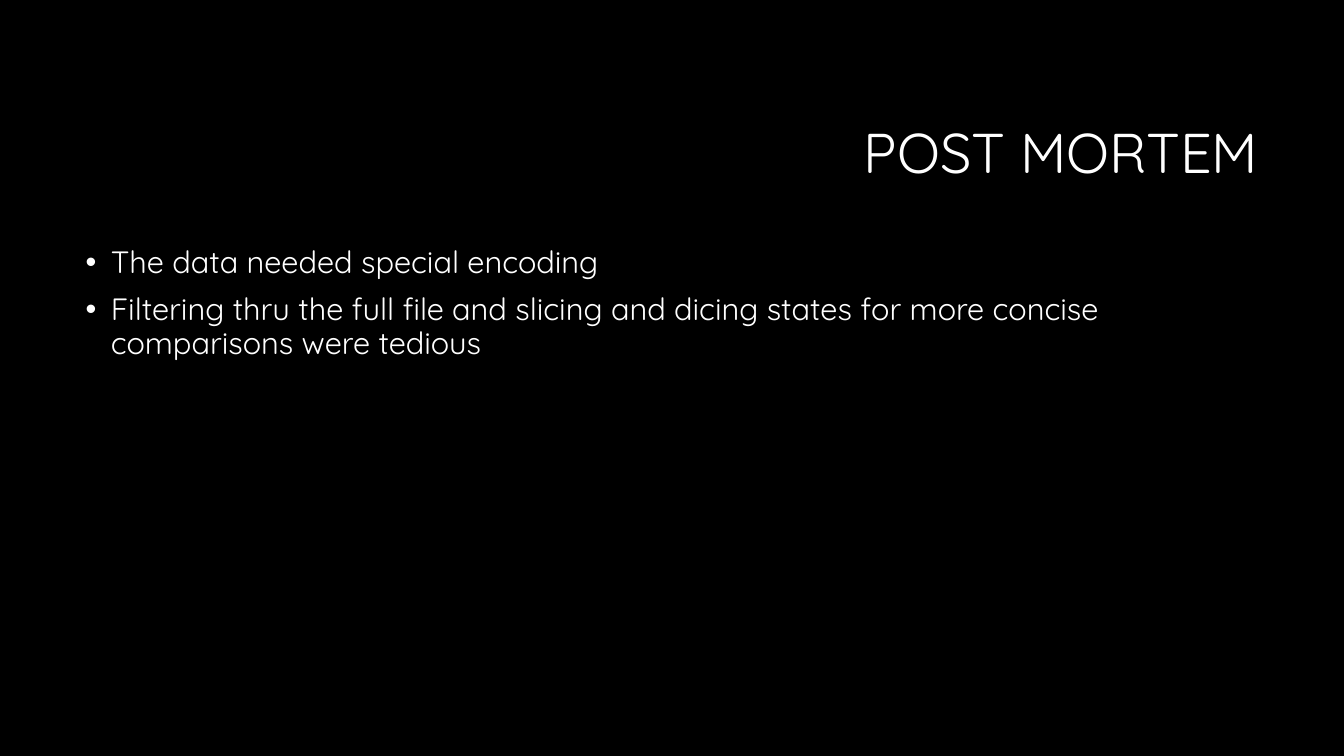
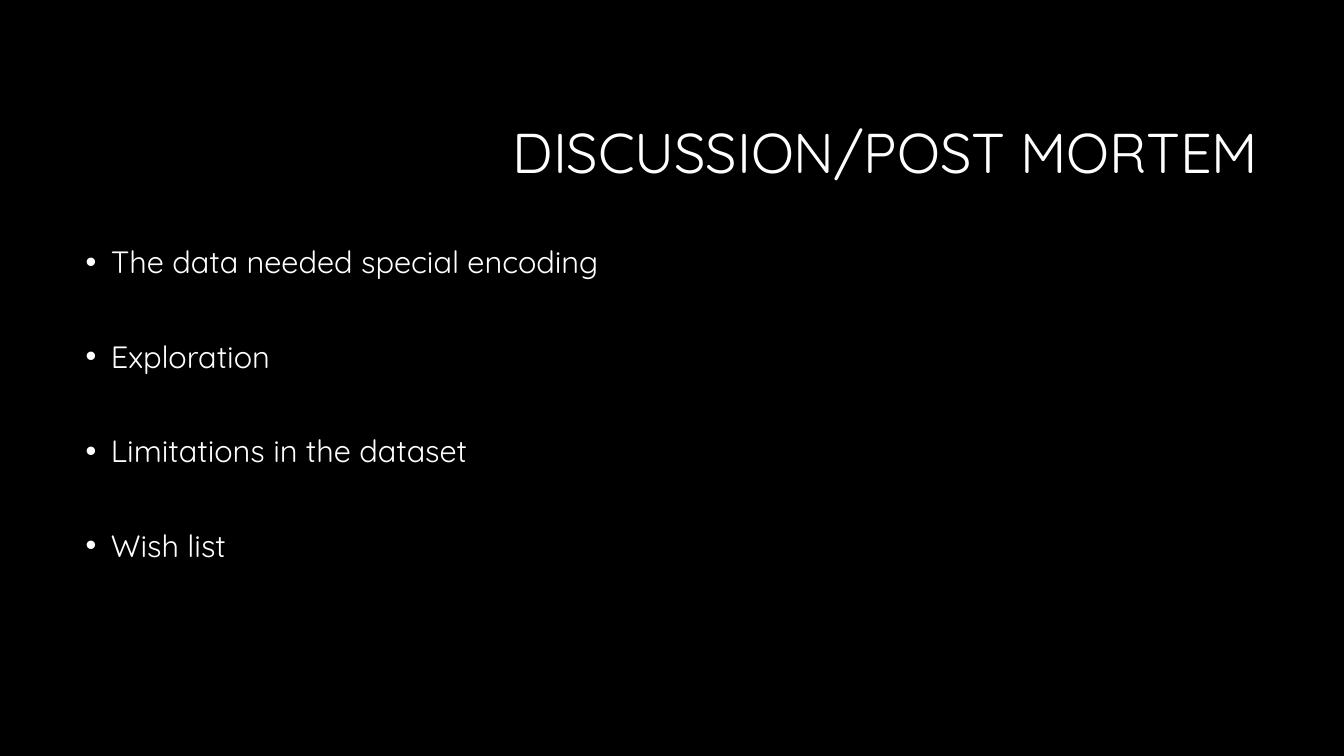
Before and after one commit to nvhabib91/project1, a slide deck: slide 11 of Presentation - Project 1.pptx (slide 12 before the commit). Drawn at 1344x756 pixels with LibreOffice and Linux fonts; fonts in the diff are those of the drawing; background and template pictures are left out. Boxes give left, top, right and bottom in pixels: in the first picture for what was removed or moved away, otherwise in the second. Text is boxed around its words. In the diff, an @@ line names an element or a change of style, - is before the commit and + after.

```diff
--- a/Presentation - Project 1.pptx
+++ b/Presentation - Project 1.pptx
@@ title at box(513, 128, 1259, 181): text changed @@
-POST MORTEM
+DISCUSSION/POST MORTEM
@@ text at box(111, 345, 467, 558): text changed @@
-• Filtering thru the full file and slicing and dicing states for more concise comparisons were tedious
+• Exploration
+• Limitations in the dataset
+• Wish list
```
Also in this commit, not shown: 7 other slides changed, 1 slide removed, 1 other file.
